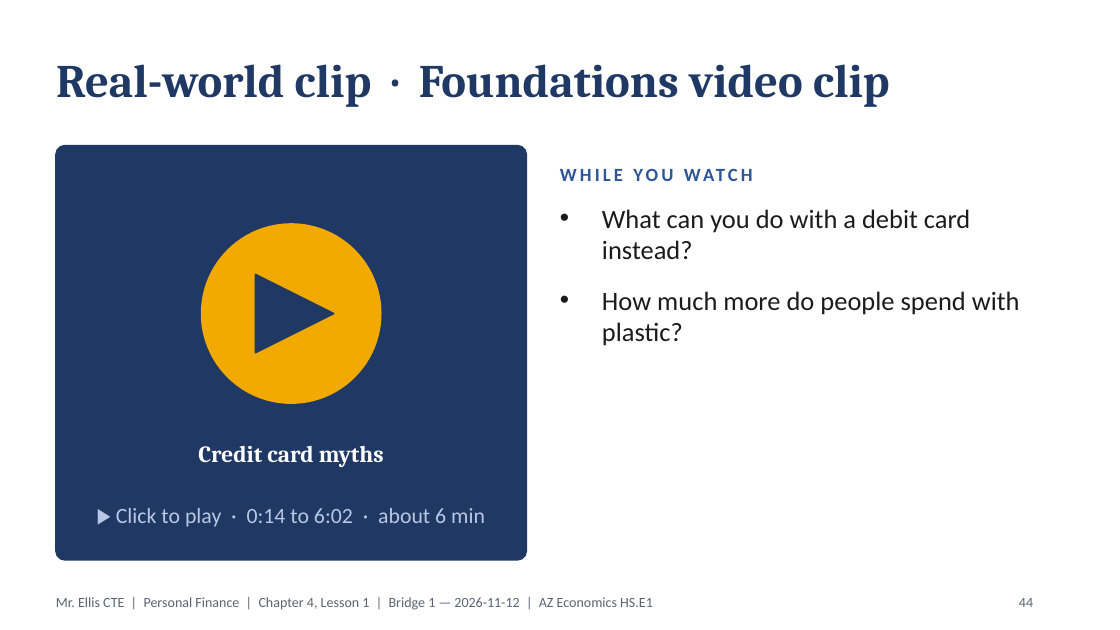
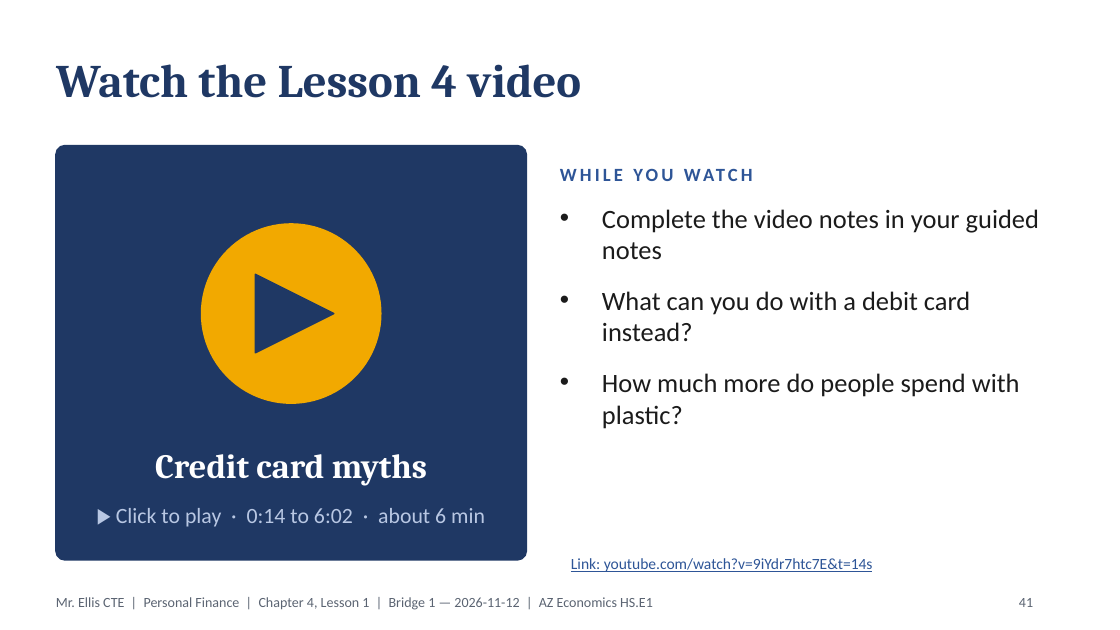
Before and after one commit to highgroundthree-art/electrical-el1-study-guides, a slide deck: slide 41 of financial-comprehension/personal/adult/Ch04_All_Lessons_ADULTS.pptx (slide 44 before the commit). Drawn at 1120x630 pixels with LibreOffice and Linux fonts; fonts in the diff are those of the drawing. Boxes give left, top, right and bottom in pixels: in the first picture for what was removed or moved away, otherwise in the second. Text is boxed around its words. In the diff, an @@ line names an element or a change of style, - is before the commit and + after.

```diff
--- a/financial-comprehension/personal/adult/Ch04_All_Lessons_ADULTS.pptx
+++ b/financial-comprehension/personal/adult/Ch04_All_Lessons_ADULTS.pptx
@@ title at (56, 64, 581, 98): text changed @@
-Real-world clip · Foundations video clip
+Watch the Lesson 4 video
@@ text at (602, 209, 1039, 259): paragraph added @@
+• Complete the video notes in your guided notes
@@ text "Credit card myths": place and size @@
-text "Credit card myths" at (198, 446, 384, 467)
+text "Credit card myths" at (155, 454, 427, 486)
@@ text "Credit card myths" at (155, 454, 427, 486): size 15 to 22 pt @@
@@ text added at (571, 558, 873, 572), 10 pt, text #2E5597, underline @@
+Link: youtube.com/watch?v=9iYdr7htc7E&t=14s
@@ page number at (1019, 598, 1033, 607): text changed @@
-44
+41
```
Also in this commit, not shown: 5 other slides changed, 5 slides removed, 11 other files.
